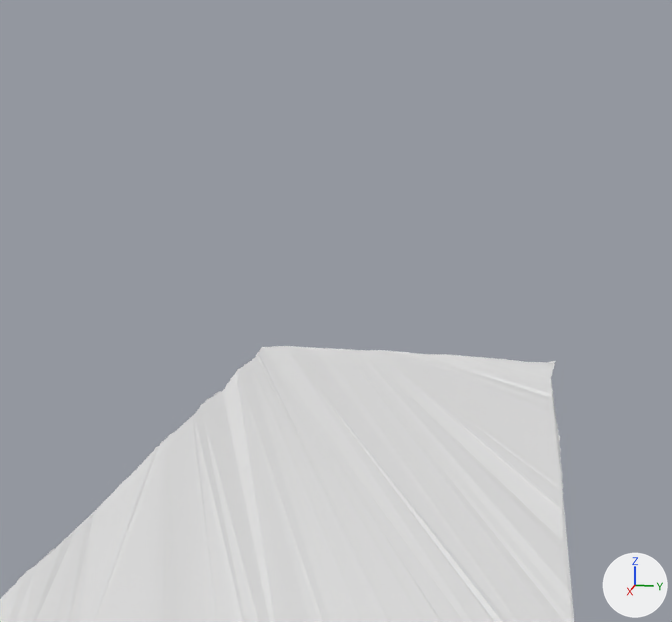
Before and after pictures for a commit that changed the Blender file assets/models/environment/scenes/seaofmetal/basin_floor.blend.
Rendered twice from a 50 mm camera at (576.0, 103.0, 257.0) aimed at (139.0, 15.0, 148.0). Lighting does not change. The marker at lower right points along +X, +Y and +Z. Mesh edges are drawn as thin lines on the coarser meshes.

Objects in the first picture: 'Boulder'.
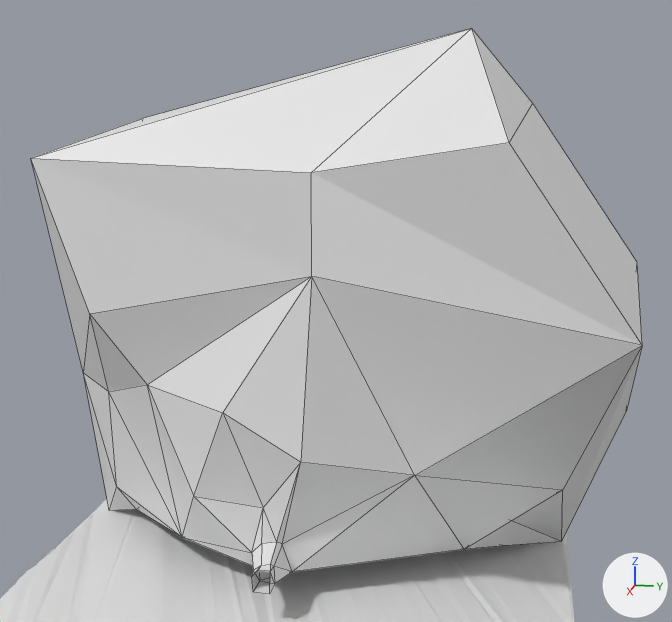
Diff of the bpy script that builds the scene:
```diff
--- a/assets/models/environment/scenes/seaofmetal/basin_floor.blend.py
+++ b/assets/models/environment/scenes/seaofmetal/basin_floor.blend.py
@@ me_cube_002 @@
+me_cube_002.from_pydata([(74.1, -16.4, 23.5), (75.4, 0.7, 24.3), (77.4, -3.6, 39.7), (79.5, -18.3, 34.8), (80.6, -12.9, 41.2), (79.3, -5.8, 42.0), (90.2, -11.5, 26.6), (92.1, -4.0, 36.2), (93.0, -13.7, 33.3), (94.0, -9.5, 37.0), (93.3, -5.3, 37.5), (92.4, -3.5, 27.0), (100.7, -11.5, 26.9), (101.2, -3.5, 27.0), (98.2, -4.0, 36.8), (98.4, -9.5, 36.8), (99.0, -12.6, 33.4)], [], [(4, 5, 10, 9), (0, 3, 8, 6), (5, 2, 7, 10), (3, 4, 9, 8), (0, 6, 1), (6, 11, 1), (1, 7, 2), (11, 7, 1), (11, 6, 12, 13), (7, 14, 10), (9, 16, 15), (9, 16, 8), (9, 10, 14, 15), (7, 11, 14), (11, 13, 14), (8, 16, 12, 6)])
@@ me_cube_001 @@
+me_cube_001.from_pydata(...)  # 38 vertices, 51 faces; spans x -48.0..130.0, y -132.0..160.0, z 5.0..280.0
@@ ob_entrance @@
+ob_entrance = bpy.data.objects.new('entrance', me_cube_002)
+ob_entrance.location = (100.0, 0.0, 0.0)
@@ ob_beach @@
+ob_beach = bpy.data.objects.new('beach', me_cube_001)
+ob_beach.location = (100.0, 0.0, 0.0)
```

What differs and where, as boxes [x1, y1, x2, y2] in the pictures (672 x 622 px):
'beach', added
    after: [31, 28, 642, 572]
'entrance', added
    after: [252, 542, 292, 594]
'Boulder', unchanged, covered by the edit
    before: [0, 346, 574, 622]
    after: [0, 499, 574, 622]
